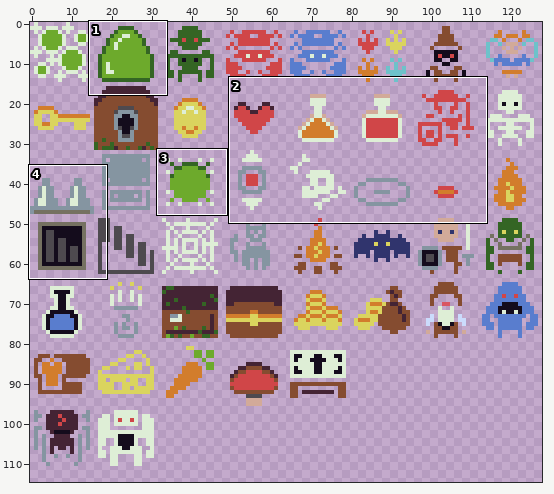
Sprite sheet: htdocs/images/sprites.png. The picture above shows the old version from afar; the outline marks the close-up.
Close-up. The starting point:
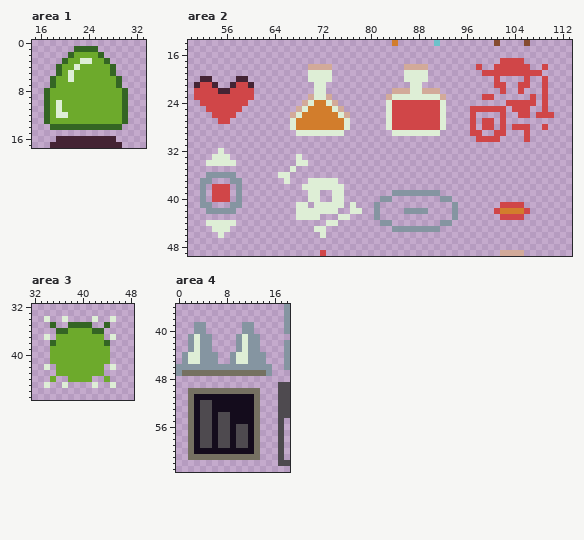
The file is 128x128 pixels. Shown: area 1: x 15..33, y 0..17; area 2: x 50..113, y 14..49; area 3: x 32..48, y 32..47; area 4: x 0..18, y 36..63. The wide view leaves out empty margins.
After the commit:
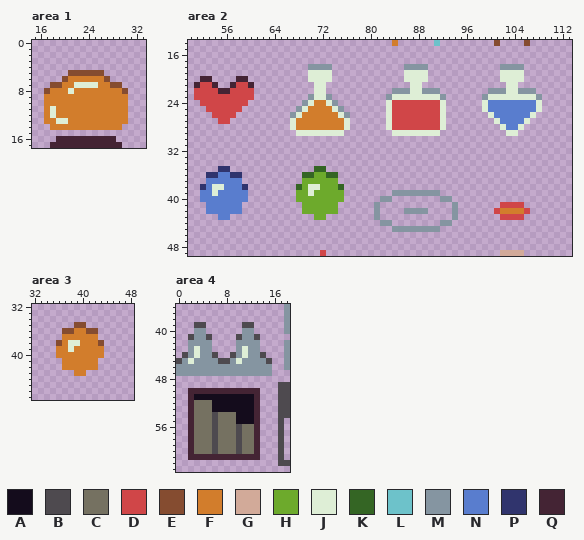
Palette (. is transparent): A #140c1c  B #4e4a4f  C #757161  D #d04648  E #854c30  F #d27d2c  G #d2aa99  H #6daa2c  J #deeed6  K #346524  L #6dc2ca  M #8595a1  N #597dce  P #30346d  Q #442434
Changes in this commit:
Changed rows in their new state; - is an unchanged pixel.
Area 1:
first column x 17:
 1 -----....-----
 2 ----......----
 3 ---........---
 4 --..........--
 5 --..EEEEEE..--
 6 -..EFFFFFFE..-
 7 -EEFFJJJJFFEE-
 8 EFFFJFFFFFFFFE
 9 FFFFFFFFFFFFFF
10 FFFFFFFFFFFFFF
11 FJFFFFFFFFFFFF
12 FJFFFFFFFFFFFF
13 FFJJFFFFFFFFFF
14 -FFFFFFFFFFFF-
Area 2:
first column x 52:
17 --------------------------------------------------....-----
18 ------------------MMMM------------MMMM--------.--.MMMM.--.-
19 -----------------------------------------------...JJJJ...--
20 -------------------------------------------------.JJJJ.--.-
21 -------------------------------------------------..JJ..--.-
22 --------------------------------MMM--MMM--------MMMJJMMM-.-
23 ------------------M--M---------M--------M------MJJJJJJJJM.-
24 -----------------M----M------------------------JNNNNNNNNJ.-
25 ----------------M------M---------------------..JNNNNNNNNJ.-
26 ---------------M--------M--------------------.--JNNNNNNJ...
27 ---------------------------------------------.-..JNNNNJ----
28 ---------------------------------------------.-..-JNNJ.--.-
29 ---------------------------------------------..--..JJ-.----
30 ----------------------------------------------....----.----
32 ---.-------------------------------------------------------
33 --...-----------.------------------------------------------
34 -.....----------..-----------------------------------------
35 ---PP----------.---KK--------------------------------------
36 -PPNNPP------..--KKHHKK------------------------------------
37 .NNNNNN-------.--HHHHHH------------------------------------
38 PNJJNNNP--------KH--HHHK-----------------------------------
39 NNJNNNNN--------HH-HHHHH-----------------------------------
40 NNNNNNNN--------HHHHHHHH-----------------------------------
41 .NNNNNN---------.HHHHHH.-.---------------------------------
42 -NNNNNN---------.HHHHHH--..--------------------------------
43 ---NN-----------...HH--..----------------------------------
44 -.....---------------..------------------------------------
45 --...--------------..--------------------------------------
46 ---.----------------.--------------------------------------
Area 3:
first column x 34:
34 .--.----.--.
35 -.--.EE.--.-
36 --.EEFFEE.--
37 .-.FFFFFF.-.
38 -.EFJJFFFE.-
39 -.FFJFFFFF.-
40 -.FFFFFFFF.-
41 -..FFFFFF..-
42 .-.FFFFFF.-.
43 --...FF...--
44 -.--....--.-
45 .--.----.--.
Area 4:
first column x 0:
39 ---BB------BB---
41 --BM-B----BM-B--
42 ---M-------M----
44 -BM---B--BM---B-
45 B--M---BB--M---B
47 -MMMMMMMMMMMMMM-
50 --QQQQQQQQQQQQ--
51 --Q----------Q--
52 --QCCC-------Q--
53 --QCCC-------Q--
54 --QCCCBCCC---Q--
55 --QCCCBCCC---Q--
56 --QCCCBCCC-CCQ--
57 --QCCCBCCC-CCQ--
58 --QCCCBCCC-CCQ--
59 --QCCCBCCC-CCQ--
60 --QCCCBCCCBCCQ--
61 --QQQQQQQQQQQQ--
Boxes around the changes in both close-ups, in picture pixels (x1, y1, x2, y2):
changed: (44, 46, 128, 130)
changed: (386, 58, 554, 142)
changed: (308, 64, 332, 70)
changed: (290, 94, 350, 118)
changed: (200, 148, 248, 238)
changed: (278, 154, 362, 238)
changed: (44, 316, 116, 388)
changed: (176, 322, 272, 460)
